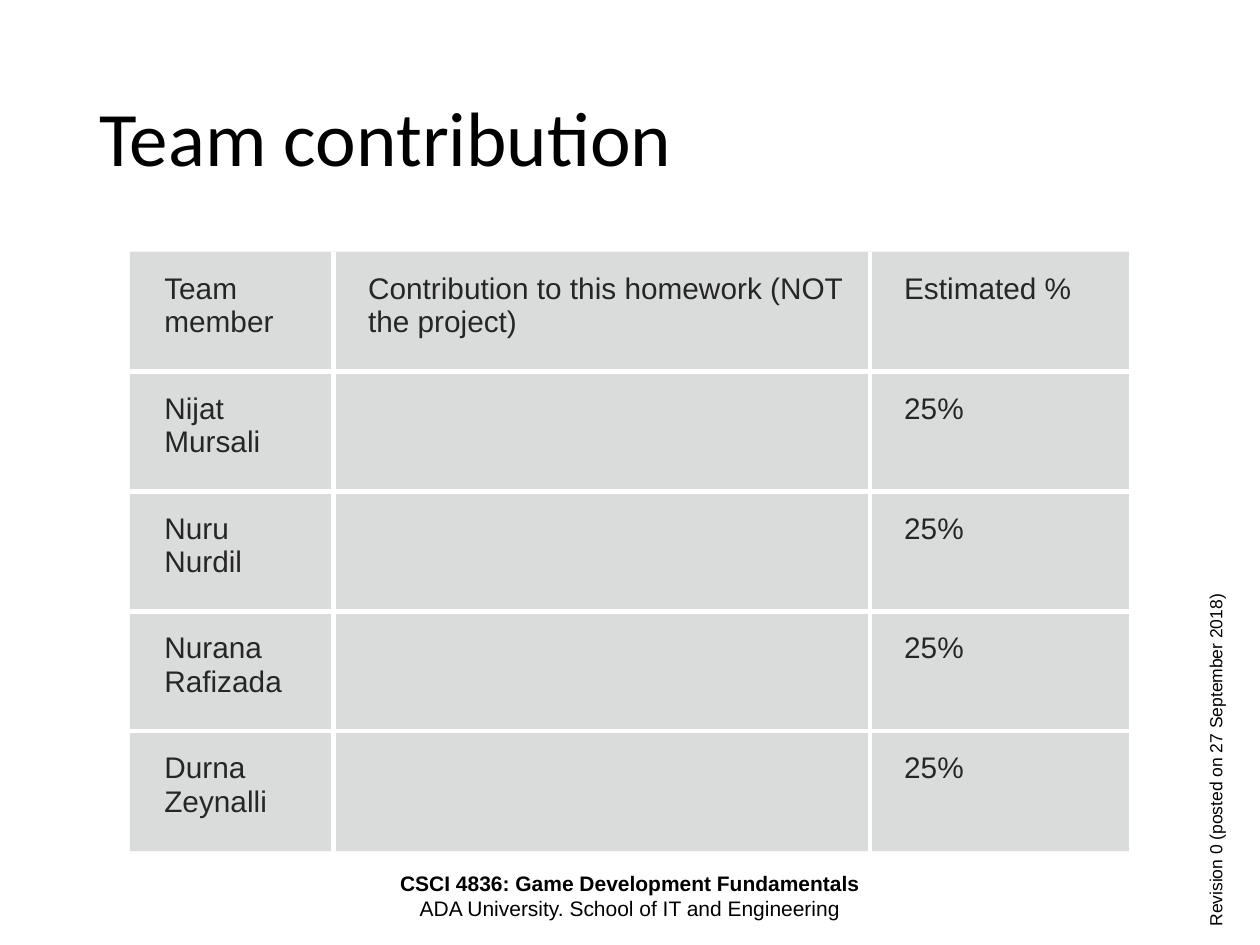
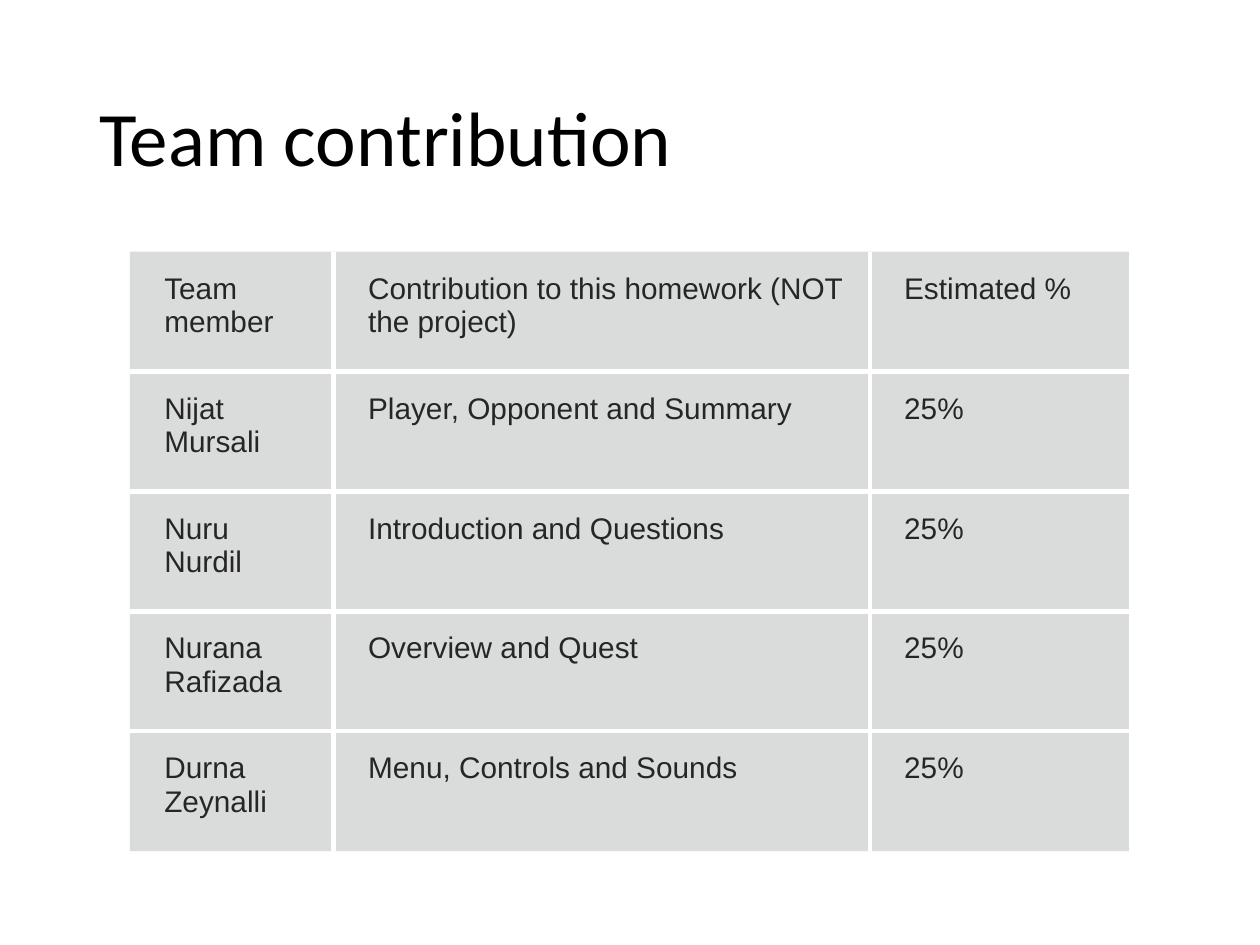
Before and after one commit to ADA-SITE-CSCI4836-2018-Fall/class-game-project-survivors, a slide deck: slide 2 of CSCI4836-HW04-Presentation.pptx. Drawn at 1260x945 pixels with LibreOffice and Linux fonts; fonts in the diff are those of the drawing; background and template pictures are left out. Boxes give left, top, right and bottom in pixels: in the first picture for what was removed or moved away, otherwise in the second. Text is boxed around its words. In the diff, an @@ line names an element or a change of style, - is before the commit and + after.

Commit message:
Last Version

```diff
--- a/CSCI4836-HW04-Presentation.pptx
+++ b/CSCI4836-HW04-Presentation.pptx
@@ table at (x1=130, y1=252, x2=1129, y2=852) @@
-row 2, column 2: 
+row 2, column 2: Player, Opponent and Summary
-row 3, column 2: 
+row 3, column 2: Introduction and Questions
-row 4, column 2: 
+row 4, column 2: Overview and Quest
-row 5, column 2: 
+row 5, column 2: Menu, Controls and Sounds
@@ text removed at (x1=1206, y1=598, x2=1226, y2=925) @@
-Revision 0 (posted on 27 September 2018)
@@ text removed at (x1=400, y1=875, x2=859, y2=920) @@
-CSCI 4836: Game Development Fundamentals
-ADA University. School of IT and Engineering
```
Also in this commit, not shown: 11 other slides changed, 2 slides added, 1 slide removed.
